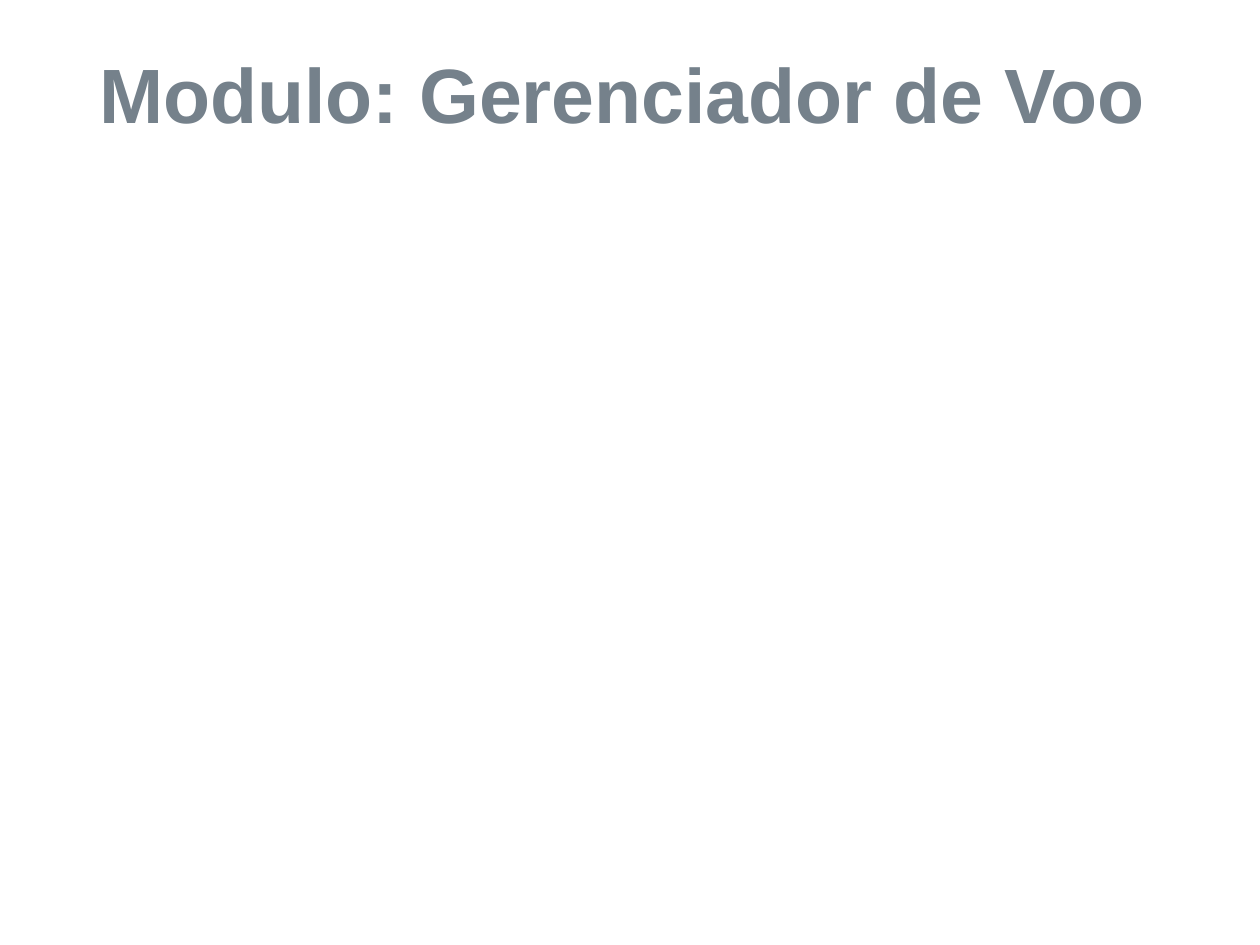
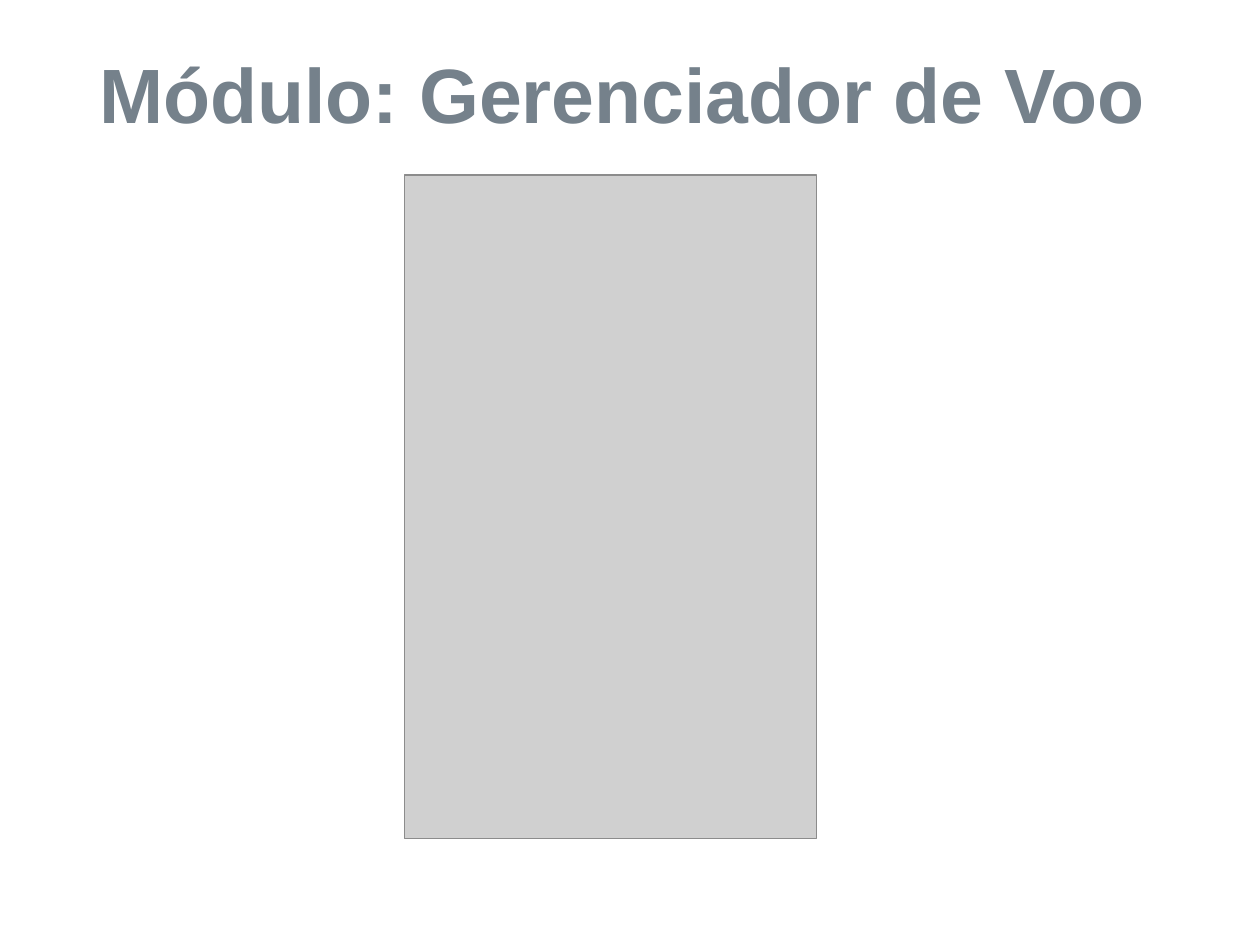
Before and after one commit to matheuskraemer/pfc, a slide deck: slide 20 of doc/apresentacao/Tema-Apresentação-Exemplo.ppt (slide 15 before the commit). Drawn at 1260x945 pixels with LibreOffice and Linux fonts; fonts in the diff are those of the drawing; grey boxes stand for pictures; background and template pictures are left out. Boxes give left, top, right and bottom in pixels: in the first picture for what was removed or moved away, otherwise in the second. Text is boxed around its words. In the diff, an @@ line names an element or a change of style, - is before the commit and + after.

```diff
--- a/doc/apresentacao/Tema-Apresentação-Exemplo.ppt
+++ b/doc/apresentacao/Tema-Apresentação-Exemplo.ppt
@@ title at (99,66,1145,124): text changed @@
-Modulo: Gerenciador de Voo
+Módulo: Gerenciador de Voo
@@ picture added at (404,175,816,839) @@
```
Also in this commit, not shown: 13 other slides changed, 25 slides added, 12 slides removed, 1 other file.
